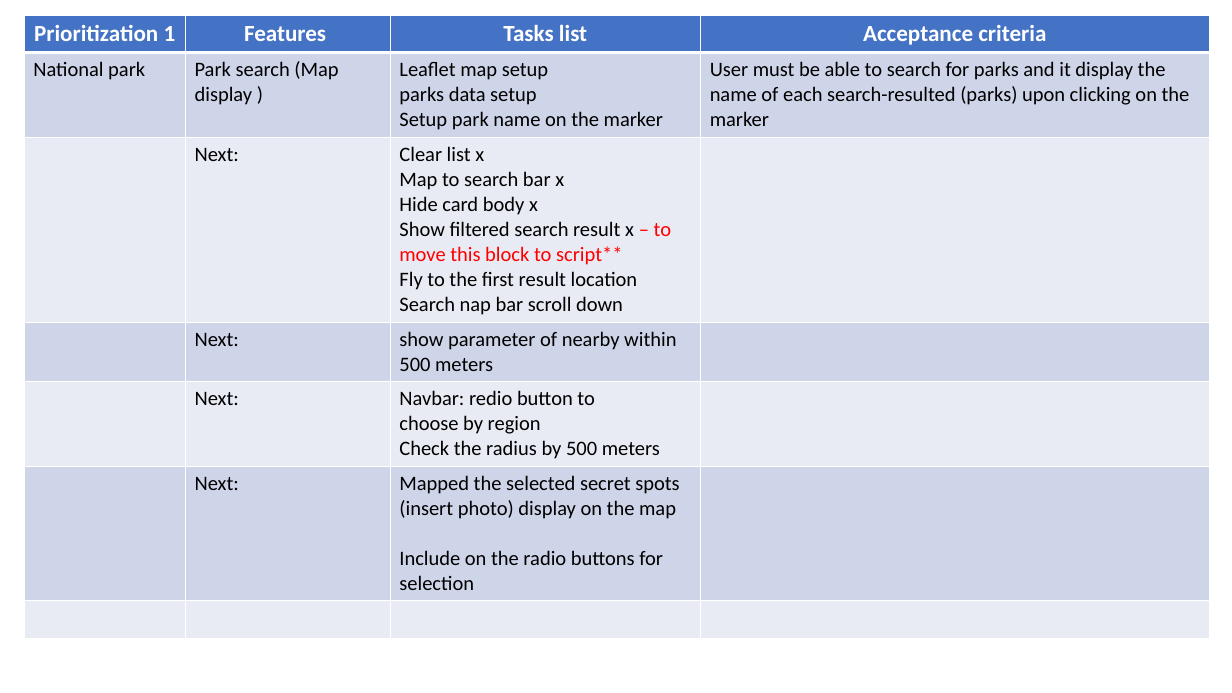
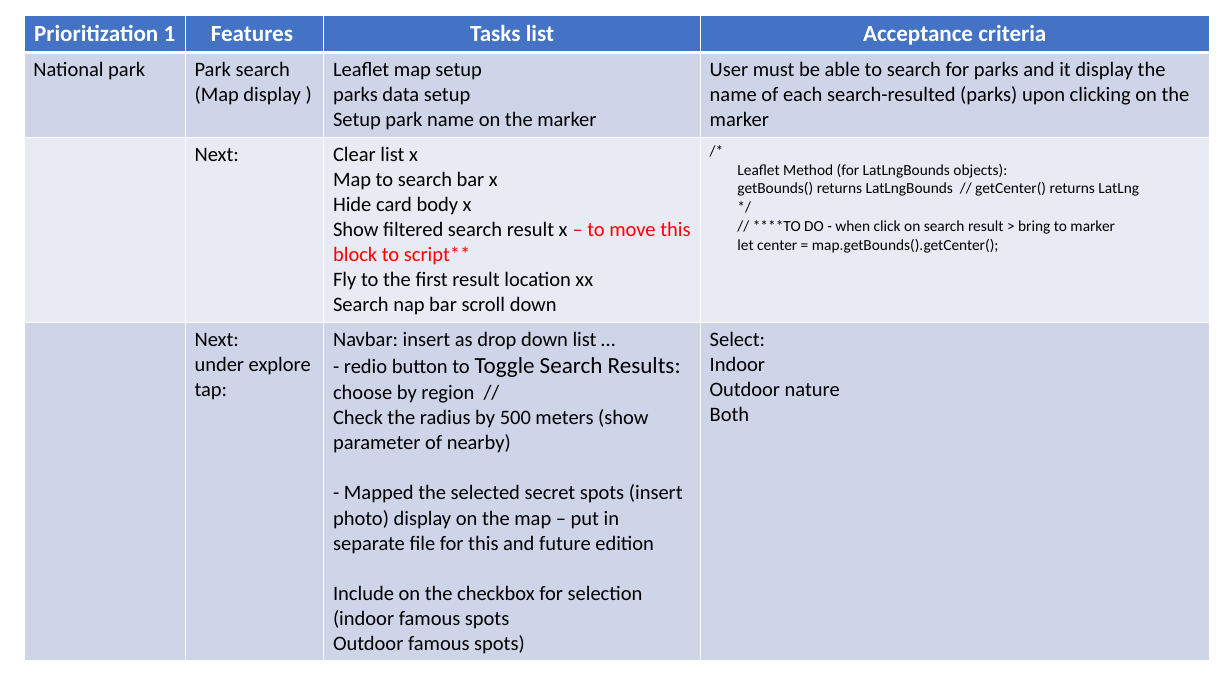
Before and after one commit to annette-p/pre-wedding-photoshoot-locations, a slide deck: slide 7 of wireframe.pptx. Drawn at 1232x693 pixels with LibreOffice and Linux fonts; fonts in the diff are those of the drawing. Boxes give left, top, right and bottom in pixels: in the first picture for what was removed or moved away, otherwise in the second. Text is boxed around its words. In the diff, an @@ line names an element or a change of style, - is before the commit and + after.

Commit message:
added flyTo selected location upon click

```diff
--- a/wireframe.pptx
+++ b/wireframe.pptx
@@ table at [24,15,1210,658] @@
-row 3:  | Next: | Clear list x / Map to search bar x / Hide card body x / Show filtered search result x – to move this block to script** / Fly to the first result location / Search nap bar scroll down | 
-row 4:  | Next: | show parameter of nearby within 500 meters | 
-row 5:  | Next: | Navbar: redio button to / choose by region / Check the radius by 500 meters | 
-row 6:  | Next: | Mapped the selected secret spots (insert photo) display on the map / Include on the radio buttons for selection | 
-row 7:  |  |  | 
+row 3:  | Next: | Clear list x / Map to search bar x / Hide card body x / Show filtered search result x – to move this block to script** / Fly to the first result location xx / Search nap bar scroll down | /* / Leaflet Method (for LatLngBounds objects): / getBounds() returns LatLngBounds // getCenter() returns LatLng / */ / // ****TO DO - when click on search result > bring to marker / let center = map.getBounds().getCenter();
+row 4:  | Next: / under explore tap: | Navbar: insert as drop down list … / - redio button to Toggle Search Results: / choose by region // / Check the radius by 500 meters (show parameter of nearby) / - Mapped the selected secret spots (insert photo) display on the map – put in separate file for this and future edition / Include on the checkbox for selection / (indoor famous spots / Outdoor famous spots) | Select: / Indoor / Outdoor nature / Both
```
Also in this commit, not shown: 2 other files.
